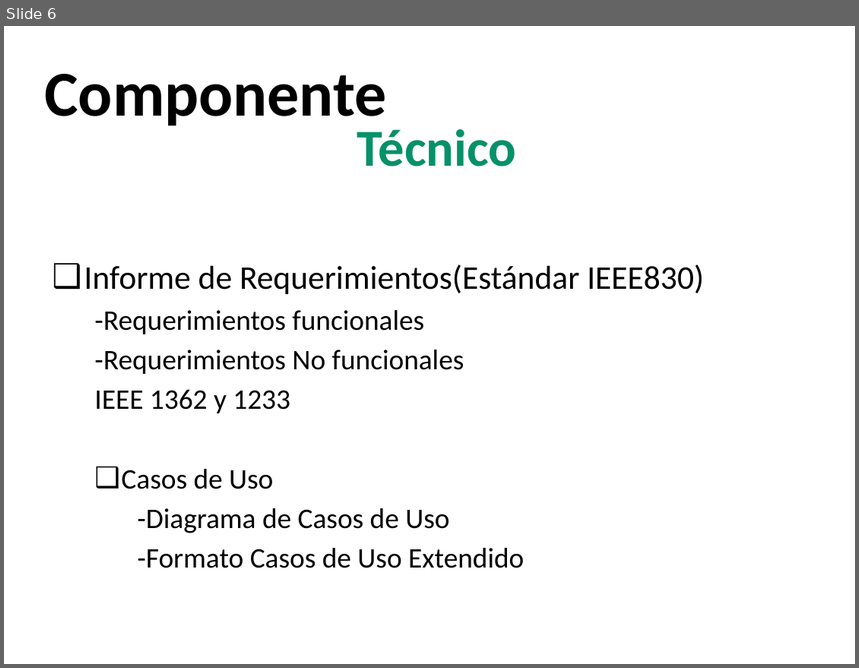
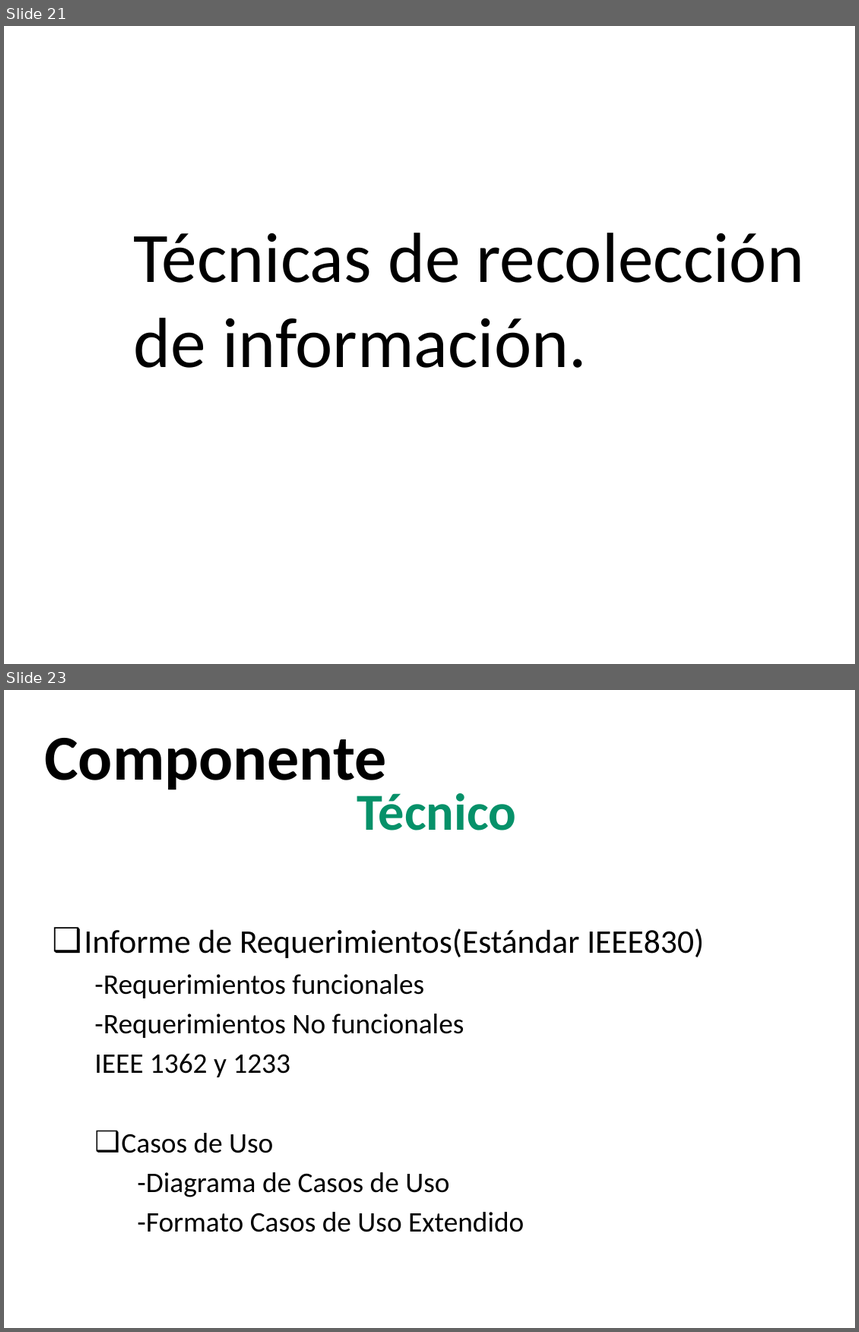
Before and after one commit to Qrlean/Proyecto, a slide deck: presentacionProyecto.pptx. Shown one above the other, each under a label of ours: slide 6 before the commit, slides 21 and 23 after it; the slides between them are not shown. The pictures are 859x668 and 859x1332 pixels, drawn with LibreOffice and Linux fonts; fonts in the diff are those of the drawing; background and template pictures are left out. Boxes give left, top, right and bottom in pixels: in the first picture for what was removed or moved away, otherwise in the second. Text is boxed around its words. In the diff, an @@ line names an element or a change of style, - is before the commit and + after.

```diff
--- a/presentacionProyecto.pptx
+++ b/presentacionProyecto.pptx
@@ slide 21 added at (4,26,855,664), background #FFFFFF @@
@@ text added at (134,233,805,368), 60 pt, text #000000 @@
+Técnicas de recolección de información.
@@ what was slide 6 is now slide 23 @@
```
Also in this commit, not shown: 1 slide changed, 16 other slides added, 3 other files.
